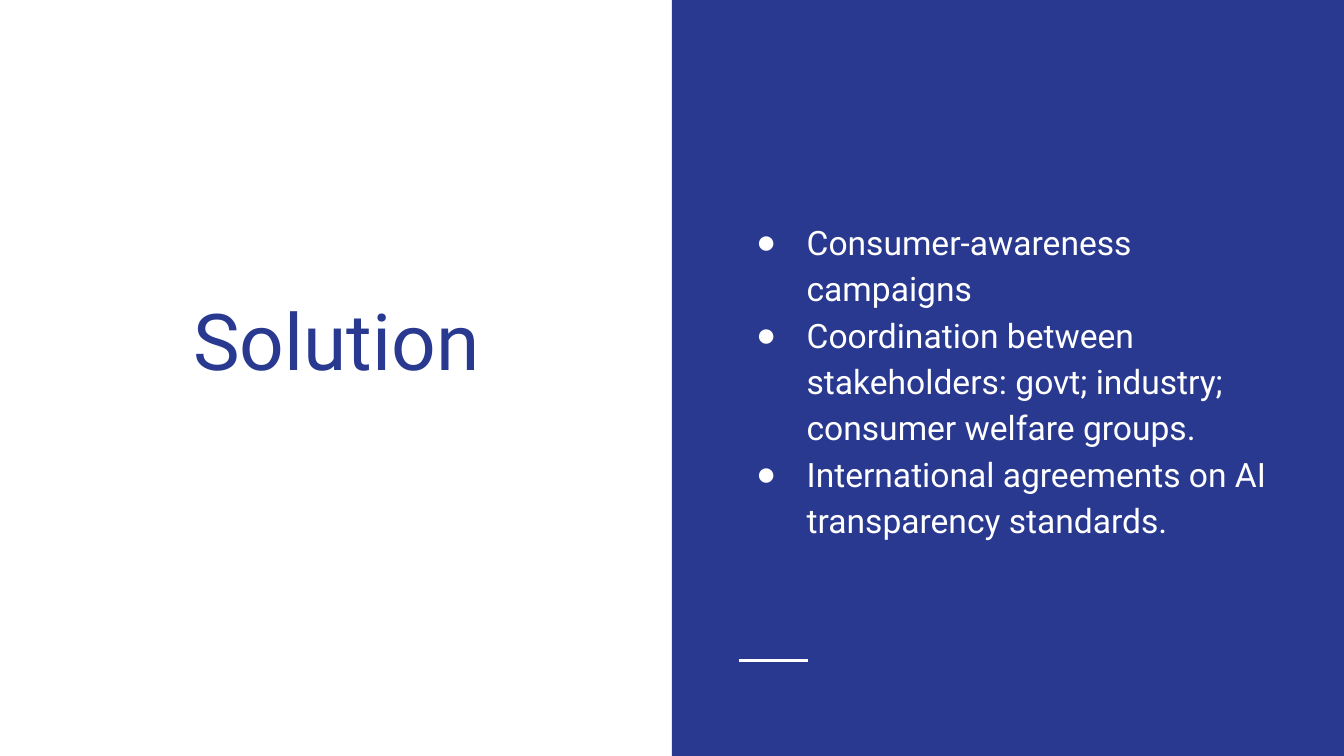
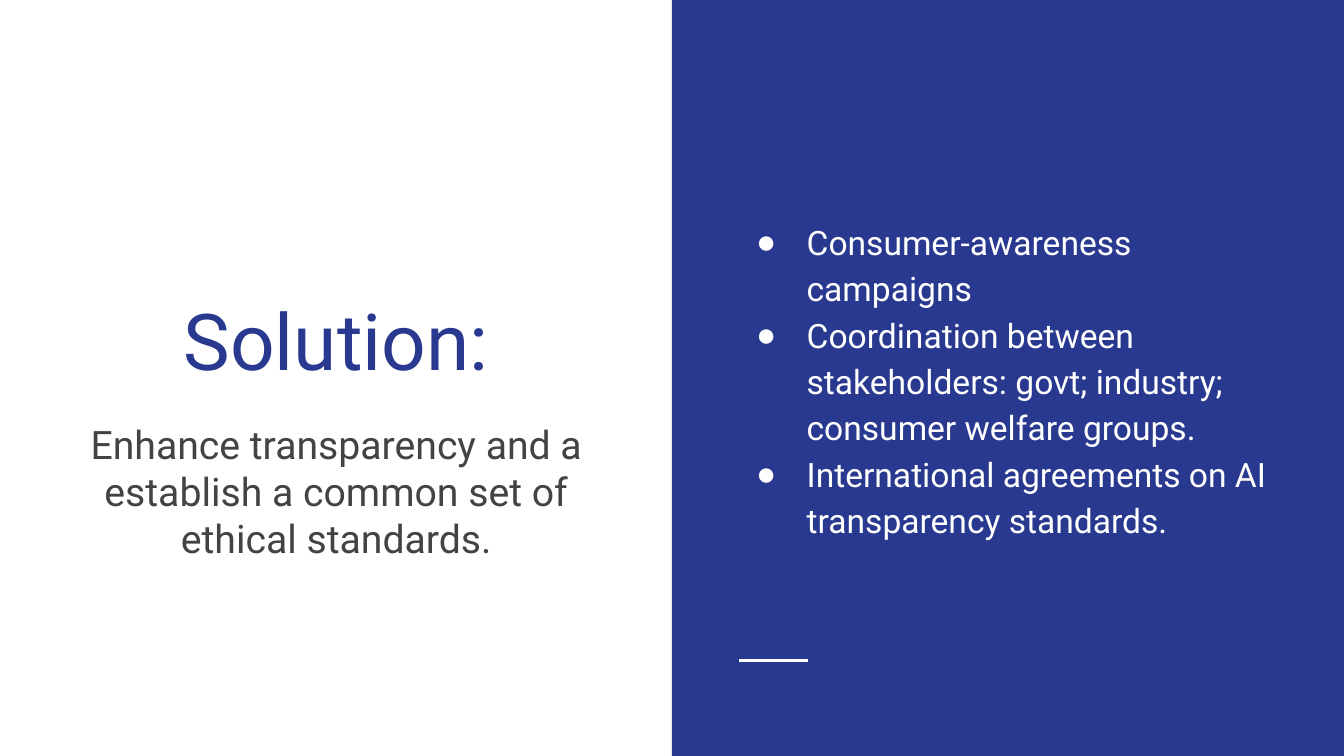
Before and after one commit to pjbateman/codeclan_homework_paul, a slide deck: slide 6 of week_03/day_4/CodeClan Ethics Presentation.pptx. Drawn at 1344x756 pixels with LibreOffice and Linux fonts; fonts in the diff are those of the drawing. Boxes give left, top, right and bottom in pixels: in the first picture for what was removed or moved away, otherwise in the second. Text is boxed around its words. In the diff, an @@ line names an element or a change of style, - is before the commit and + after.

```diff
--- a/week_03/day_4/CodeClan Ethics Presentation.pptx
+++ b/week_03/day_4/CodeClan Ethics Presentation.pptx
@@ title at [184, 311, 489, 371]: text changed @@
-Solution
+Solution:
@@ subtitle added at [91, 429, 581, 554], 21 pt, text #434343 @@
+Enhance transparency and a establish a common set of ethical standards.
```
Also in this commit, not shown: 3 other slides changed, 1 other file.
